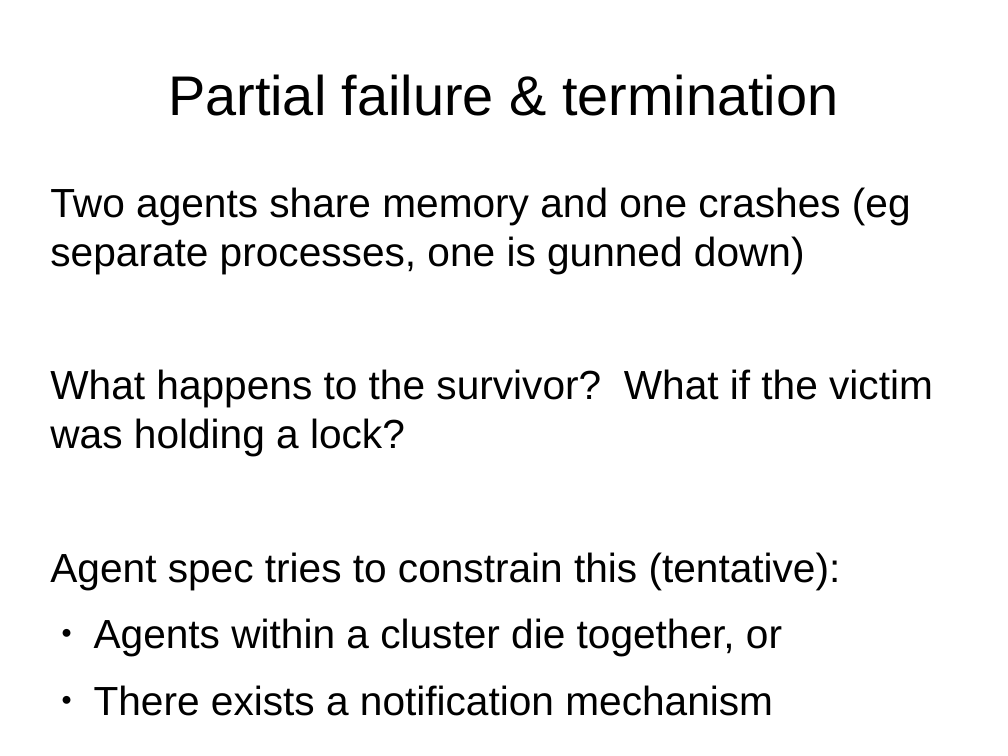
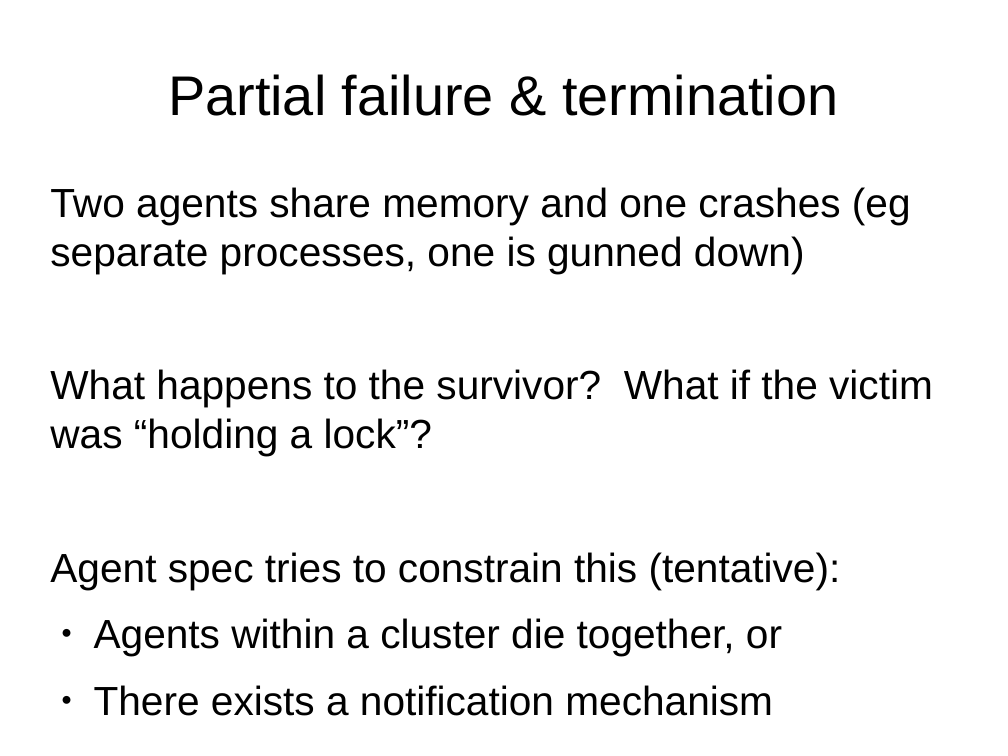
Before and after one commit to tc39/proposal-ecmascript-sharedmem, a slide deck: slide 18 of tc39/sharedmem-mar-2016.odp (slide 14 before the commit). Drawn at 1008x756 pixels with LibreOffice and Linux fonts; fonts in the diff are those of the drawing. Boxes give left, top, right and bottom in pixels: in the first picture for what was removed or moved away, otherwise in the second. Text is boxed around its words. In the diff, an @@ line names an element or a change of style, - is before the commit and + after.

```diff
--- a/tc39/sharedmem-mar-2016.odp
+++ b/tc39/sharedmem-mar-2016.odp
@@ text at <box>50,369,933,456</box>: text changed @@
-What happens to the survivor? What if the victim was holding a lock?
+What happens to the survivor? What if the victim was “holding a lock”?
```
Also in this commit, not shown: 10 other slides changed, 4 slides added, 1 other file.
